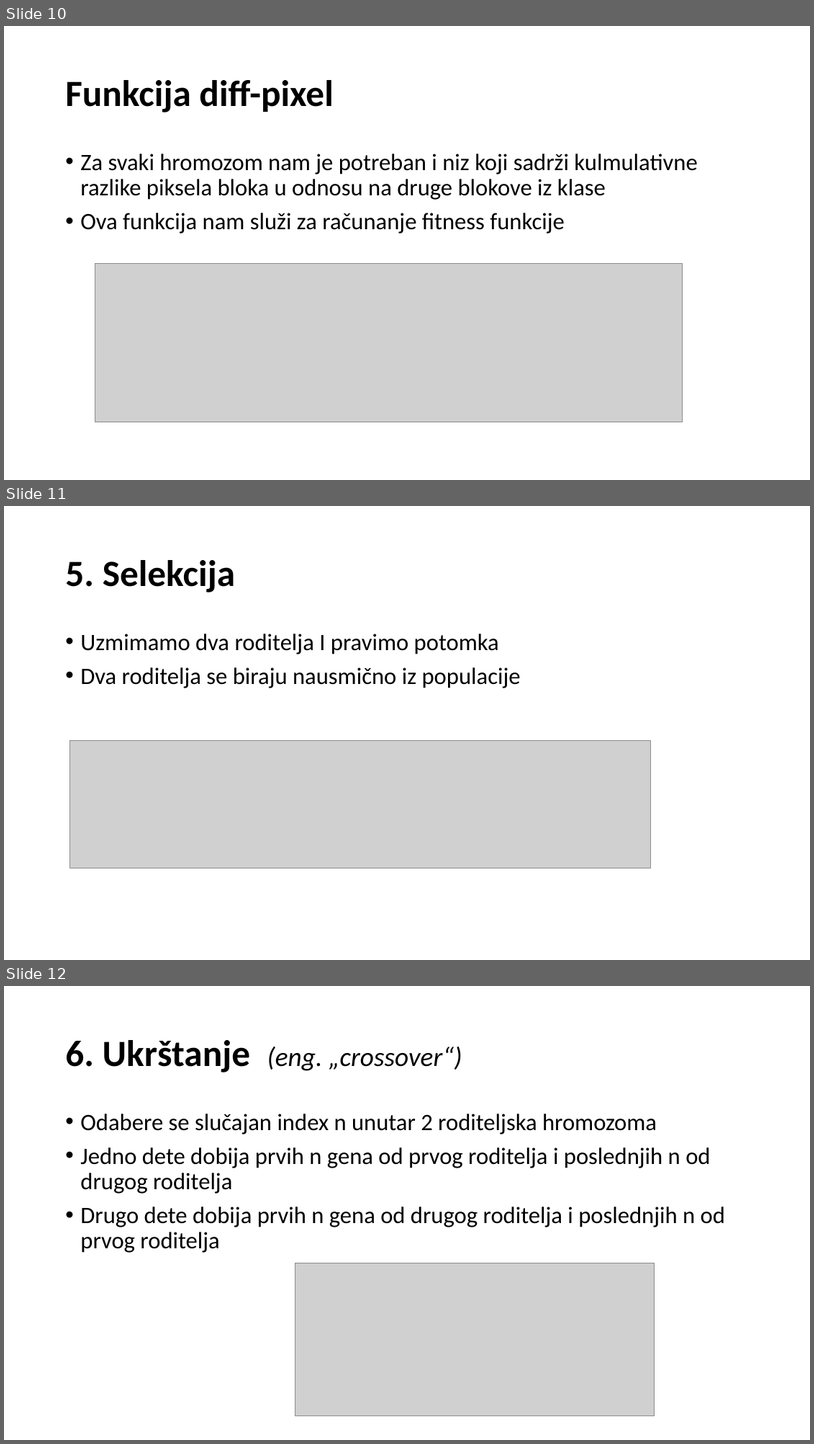
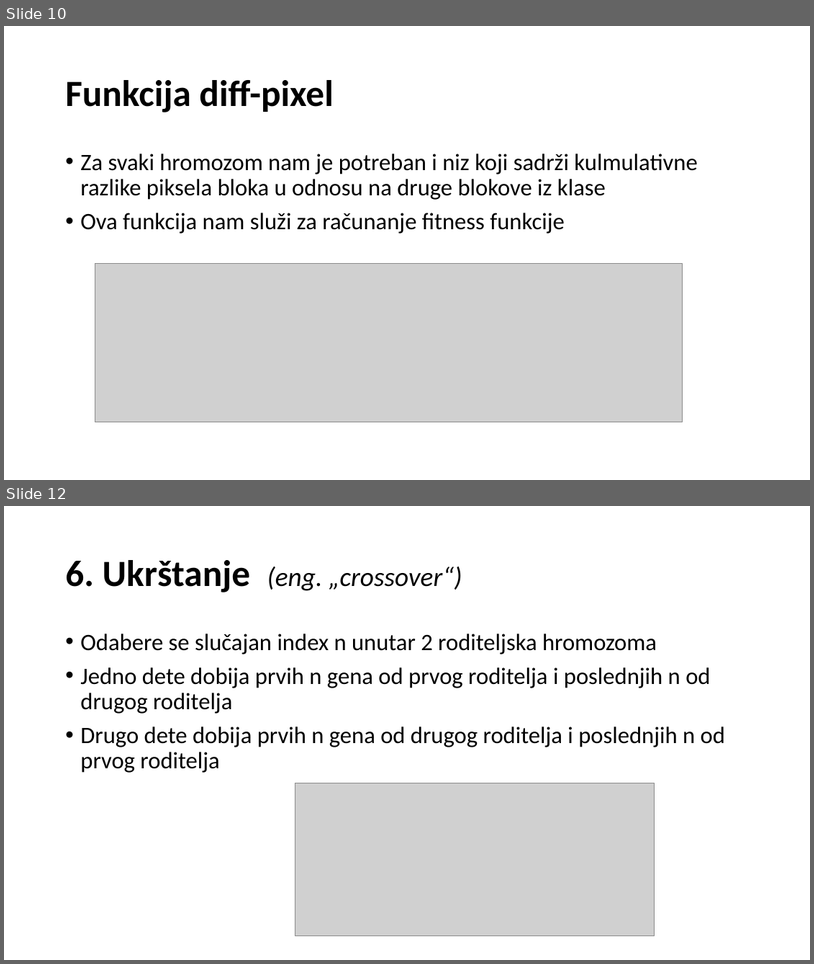
Before and after one commit to filipl41/NI_Image_compress, a slide deck: Primena genetskog algoritma u kompresiji slika.pptx. Shown one above the other, each under a label of ours: slides 10, 11 and 12 before the commit, slides 10 and 12 after it; the slides between them are not shown. The pictures are 814x1444 and 814x964 pixels, drawn with LibreOffice and Linux fonts; fonts in the diff are those of the drawing; grey boxes stand for pictures. Boxes give left, top, right and bottom in pixels: in the first picture for what was removed or moved away, otherwise in the second. Text is boxed around its words. In the diff, an @@ line names an element or a change of style, - is before the commit and + after.

```diff
--- a/Primena genetskog algoritma u kompresiji slika.pptx
+++ b/Primena genetskog algoritma u kompresiji slika.pptx
@@ slide 11 removed at [4,506,810,960], background #FFFFFF @@
@@ title removed at [65,560,235,592] @@
-5. Selekcija
@@ text removed at [80,633,521,688] @@
-• Uzmimamo dva roditelja I pravimo potomka
-• Dva roditelja se biraju nausmično iz populacije
@@ picture removed at [70,740,651,867] @@
```
Also in this commit, not shown: 1 slide changed, 2 slides added, 1 other slide removed, 1 other file.
